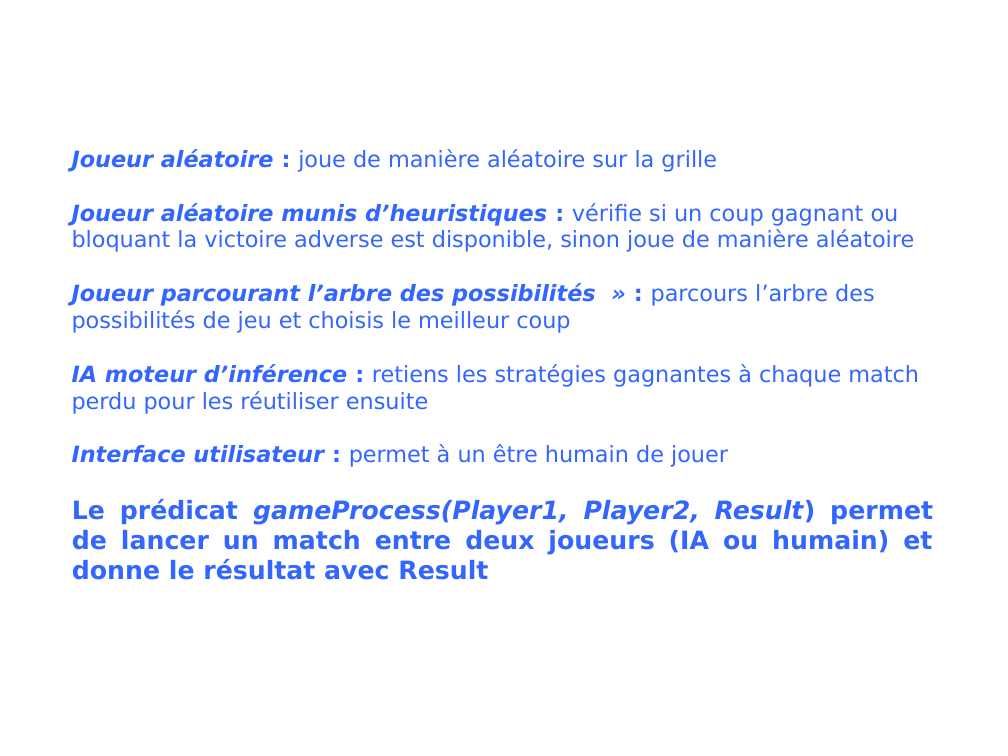
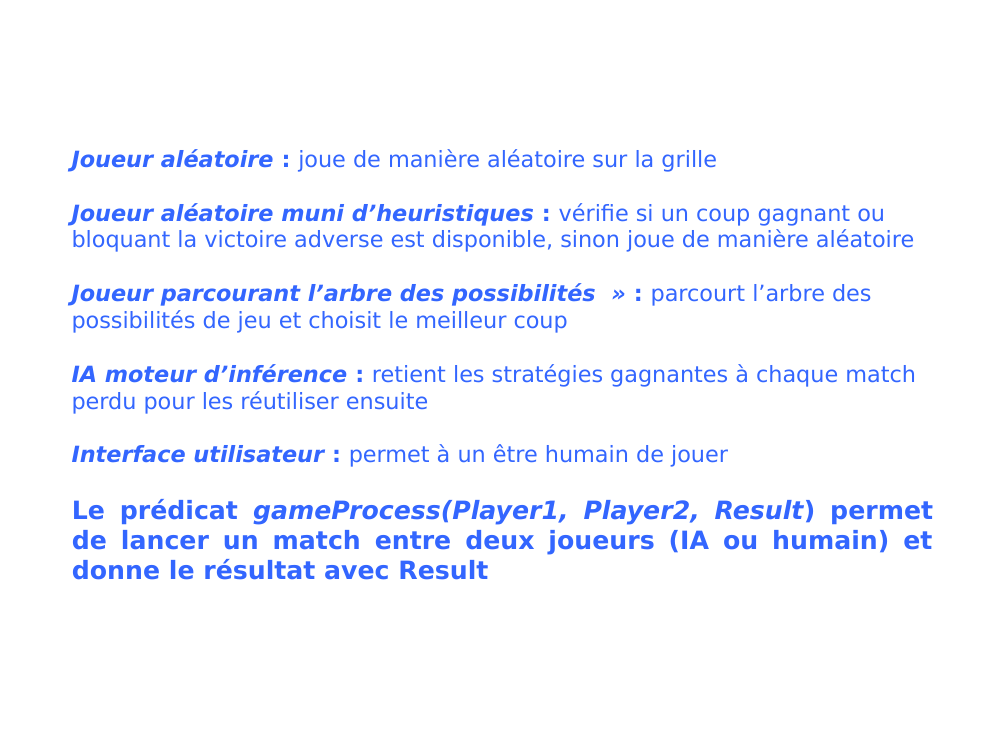
Before and after one commit to INSA-4IF-H4404-2013-2014/Connect-Four, a slide deck: slide 5 of presentation.ppt. Drawn at 1008x756 pixels with LibreOffice and Linux fonts; fonts in the diff are those of the drawing; background and template pictures are left out. Boxes give left, top, right and bottom in pixels: in the first picture for what was removed or moved away, otherwise in the second. Text is boxed around its words. In the diff, an @@ line names an element or a change of style, - is before the commit and + after.

```diff
--- a/presentation.ppt
+++ b/presentation.ppt
@@ text at <box>72,203,916,414</box>: text changed @@
-Joueur aléatoire munis d’heuristiques : vérifie si un coup gagnant ou bloquant la victoire adverse est disponible, sinon joue de manière aléatoire
-Joueur parcourant l’arbre des possibilités » : parcours l’arbre des possibilités de jeu et choisis le meilleur coup
-IA moteur d’inférence : retiens les stratégies gagnantes à chaque match perdu pour les réutiliser ensuite
+Joueur aléatoire muni d’heuristiques : vérifie si un coup gagnant ou bloquant la victoire adverse est disponible, sinon joue de manière aléatoire
+Joueur parcourant l’arbre des possibilités » : parcourt l’arbre des possibilités de jeu et choisit le meilleur coup
+IA moteur d’inférence : retient les stratégies gagnantes à chaque match perdu pour les réutiliser ensuite
```
Also in this commit, not shown: 5 other slides changed.
